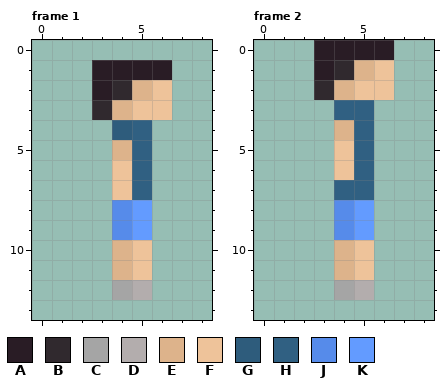
A pixel-art file gets an edit: Assets/PersonalAssets/NPC/Day4/ManDayFourIncorrectRightIdle.aseprite. Above is the file before it was changed.
9x14 pixels, 3 frames. Shown: frame 1, frame 2. The commit also changed other frames, which this record leaves out.
Palette (. is transparent): A #291c25  B #30292e  C #a5a5a5  D #b3adad  E #ddb38b  F #eec39a  G #2e5c7c  H #306082  J #568bea  K #639bff
New version:
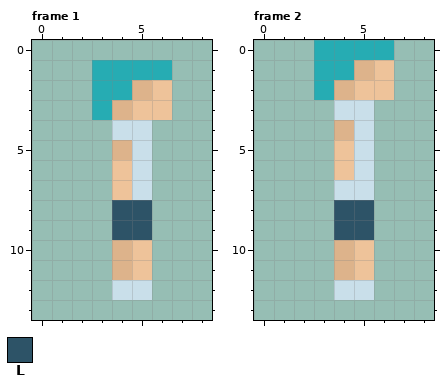
Colours new in this view: L #2d5367
Edits made:
Colour A changes from #291c25 to #26acb3.
Colour H changes from #306082 to #c9dfea.
Frame 1:
The edit turns colour B into colour A in row 2 at x 4; in row 3 at x 3.
The edit turns colour C into colour H in row 12 at x 4.
The edit turns colour D into colour H in row 12 at x 5.
The edit turns colour G into colour H in row 4 at x 4.
The edit turns colour J into colour L in rows 8 to 9 at x 4.
The edit turns colour K into colour L in rows 8 to 9 at x 5.
Frame 2:
The edit turns colour B into colour A in row 1 at x 4; in row 2 at x 3.
The edit turns colour C into colour H in row 12 at x 4.
The edit turns colour D into colour H in row 12 at x 5.
The edit turns colour J into colour L in rows 8 to 9 at x 4.
The edit turns colour K into colour L in rows 8 to 9 at x 5.
Boxes around the changes in both pictures, in picture pixels (x1, y1, x2, y2):
changed: (92, 60, 172, 300)
changed: (314, 40, 394, 300)
